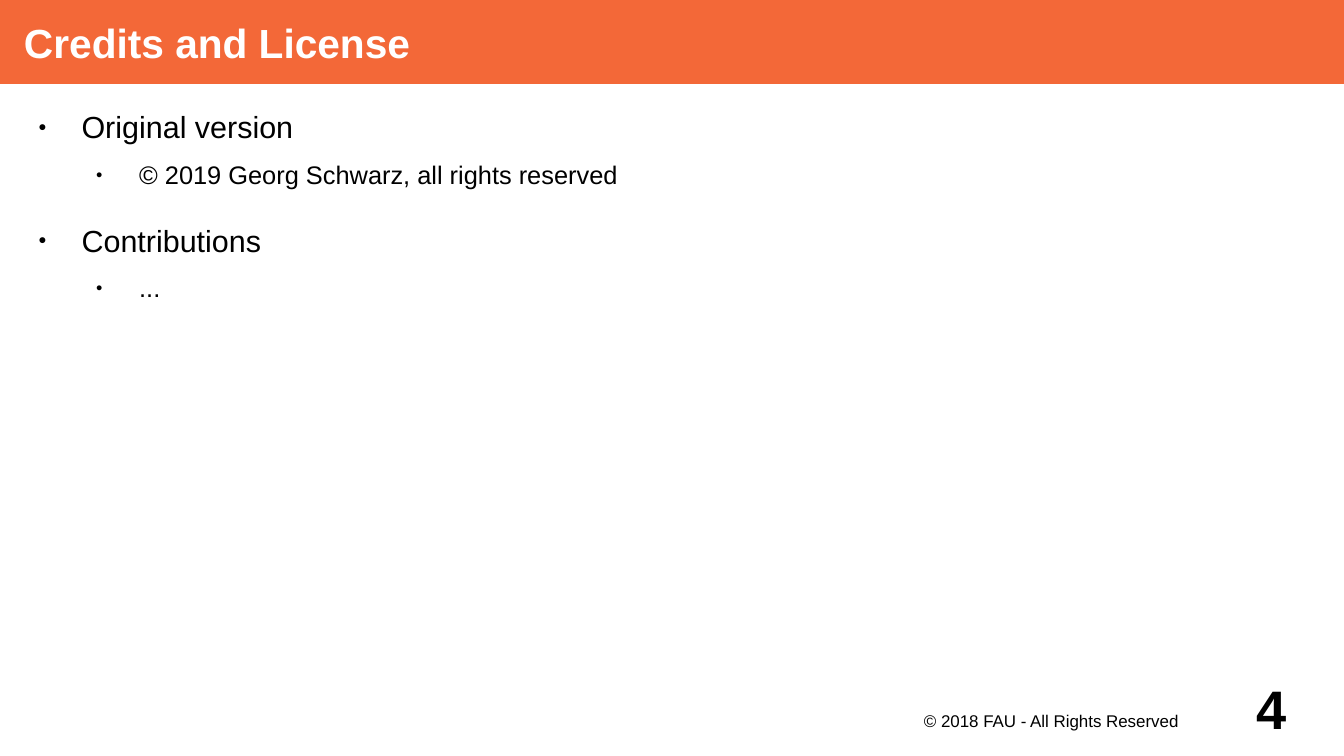
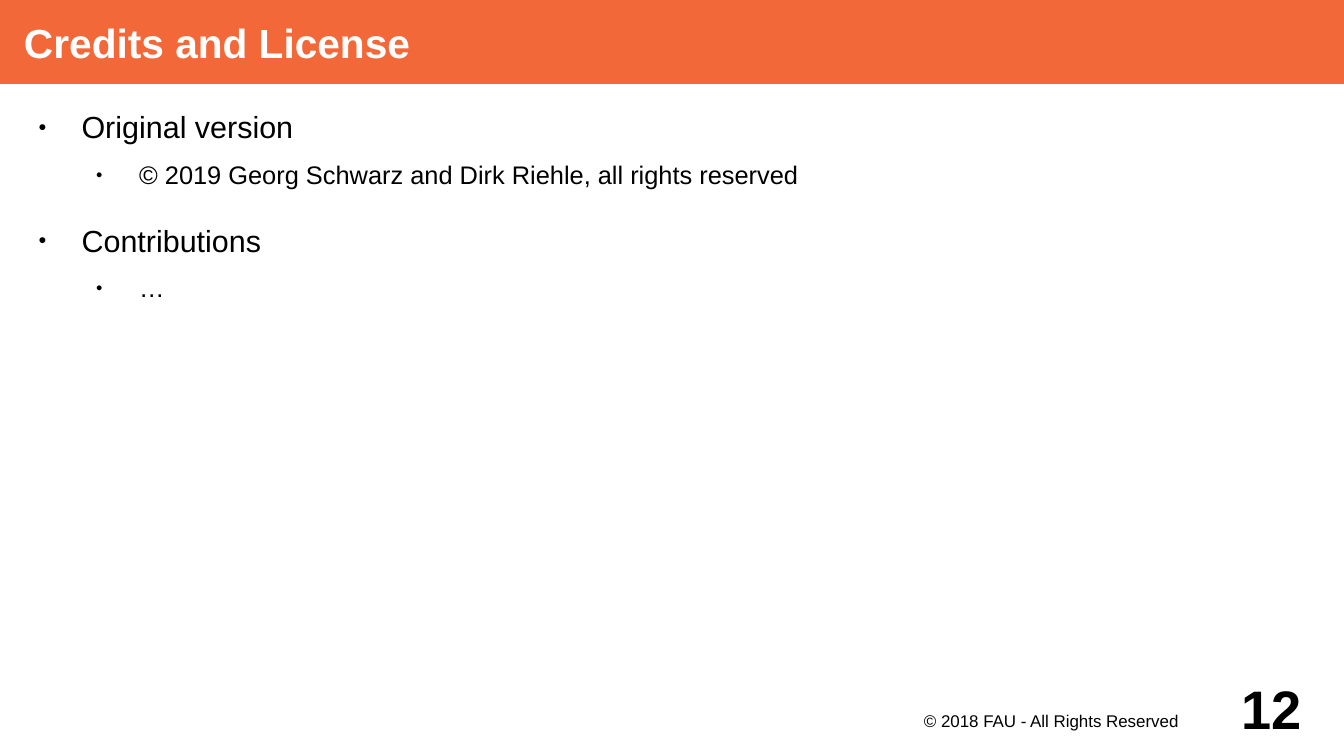
Before and after one commit to dirkriehle/adap-course, a slide deck: slide 12 of Lecture Slides/ADAP B01- Testing Overview.odp (slide 4 before the commit). Drawn at 1344x756 pixels with LibreOffice and Linux fonts; fonts in the diff are those of the drawing. Boxes give left, top, right and bottom in pixels: in the first picture for what was removed or moved away, otherwise in the second. Text is boxed around its words. In the diff, an @@ line names an element or a change of style, - is before the commit and + after.

```diff
--- a/Lecture Slides/ADAP B01- Testing Overview.odp
+++ b/Lecture Slides/ADAP B01- Testing Overview.odp
@@ text at bbox=[82, 116, 798, 253]: text changed @@
-  ● ...
+  ● …
@@ text at bbox=[165, 165, 798, 189]: text changed @@
-  ● © 2019 Georg Schwarz, all rights reserved
+  ● © 2019 Georg Schwarz and Dirk Riehle, all rights reserved
@@ page number at bbox=[1242, 691, 1302, 729]: text changed @@
-4
+12
```
Also in this commit, not shown: 1 other slide changed, 8 slides added.
